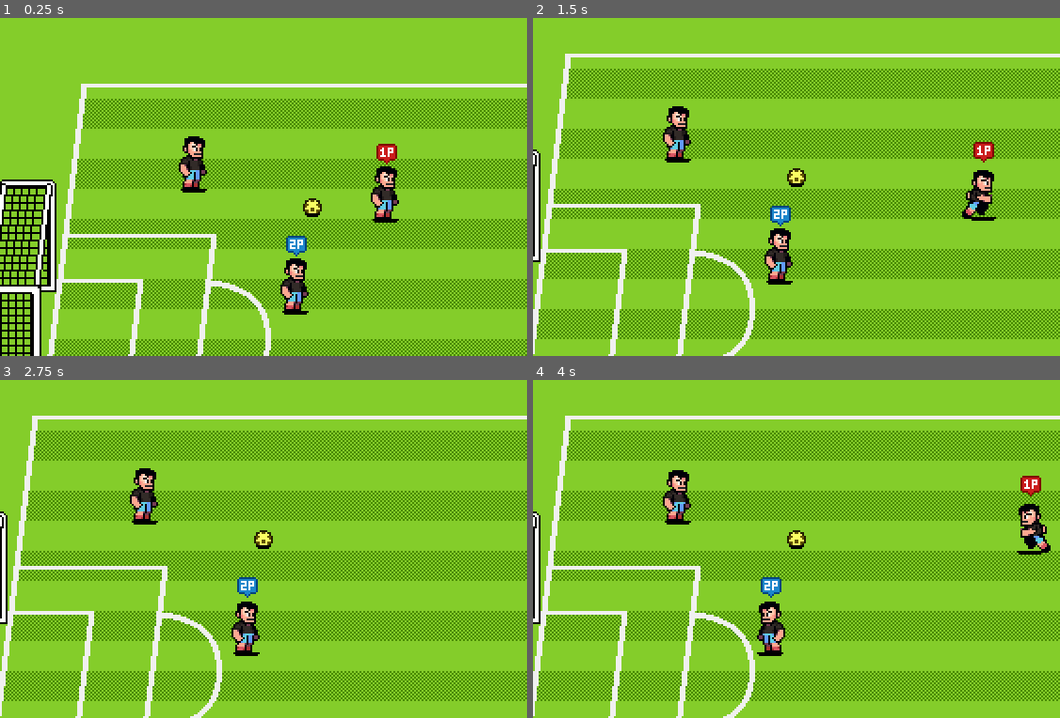
Above: before the commit, frames 1-4 (two rows, left to right).
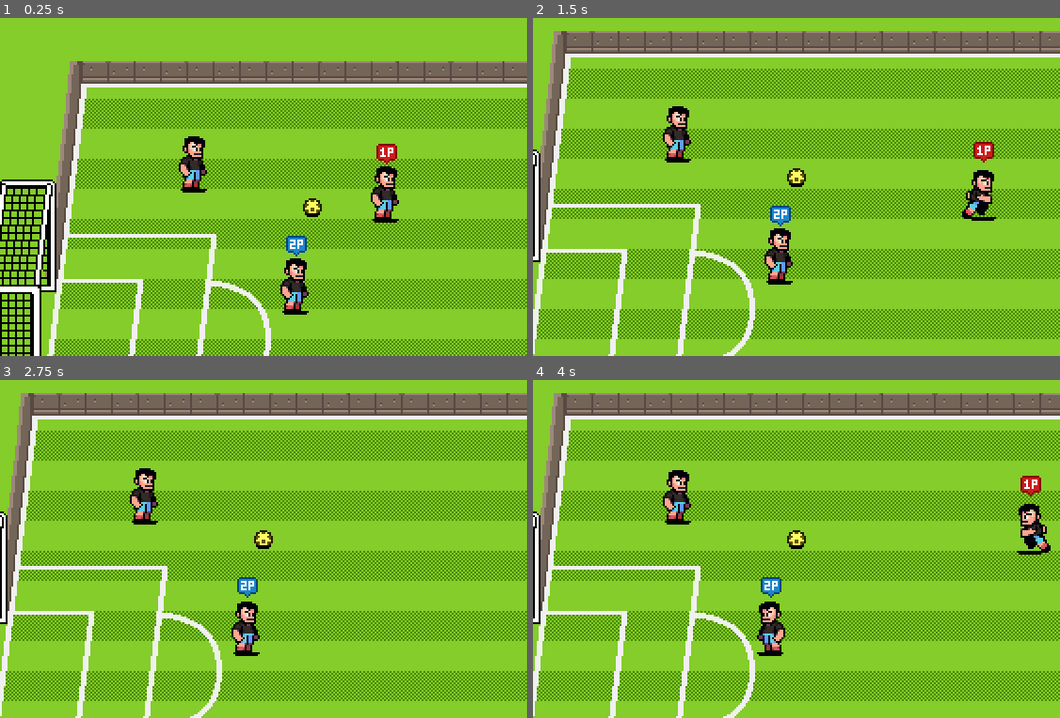
Above: after the commit, the same moments.

Repository: Mcrozier5609/super_soccer
Game: Godot game, scene res://scenes/world.tscn
The game is run twice, just before and just after one commit, with the same random seed, the same clock (stepped at 60 frames per second) and the same inputs.
Inputs:
- Up to frame 1 (0.25 s): no input
- Up to frame 2 (1.5 s): hold Right (p1_right) 0.53-1.28 s; tap [ (p1_pass) at 0.6 s; hold Down (p1_down) from 1.28 s (still down); tap ] (p1_shoot) at 1.35 s
- Up to frame 3 (2.75 s): release Down (p1_down) at 2.03 s; hold Right (p1_right) from 2.03 s (still down); tap S (p2_down) at 2.1 s
- Up to frame 4 (4 s): release Right (p1_right) at 2.78 s; hold Up (p1_up) 2.78-3.53 s; tap A (p2_left) at 2.85 s; hold Left (p1_left) from 3.53 s (still down); tap ` (p2_pass) at 3.6 s

The runs differ from the first frame. In frame 1, 7.0% of the frame differs, in the area x 8-100%, y 12-78%; in frame 2, 7.6%, in the area x 1-100%, y 3-69%; in frame 3, 7.6%; in frame 4, 7.6%.

Commit message:
add pitch walls

Diff:
--- a/scenes/world.tscn
+++ b/scenes/world.tscn
@@ -7,6 +7,12 @@
 [ext_resource type="PackedScene" uid="uid://db1633b0amn76" path="res://scenes/characters/player.tscn" id="4_k0juu"]
 [ext_resource type="PackedScene" uid="uid://bfseityuwqtjc" path="res://scenes/ball/ball.tscn" id="5_71j4m"]
 [ext_resource type="PackedScene" uid="uid://bhk81yh8okb26" path="res://scenes/goals/goal.tscn" id="5_i7141"]
+[ext_resource type="Texture2D" uid="uid://dmmeunc04qljy" path="res://assets/art/backgrounds/top-wall.png" id="6_4mrxx"]
+[ext_resource type="Texture2D" uid="uid://d3hijwrnlnq0l" path="res://assets/art/backgrounds/bottom-wall.png" id="7_7r4gi"]
+[ext_resource type="Texture2D" uid="uid://ddkditcwb62yr" path="res://assets/art/backgrounds/side-wall.png" id="8_w7kh3"]
+
+[sub_resource type="RectangleShape2D" id="RectangleShape2D_7r4gi"]
+size = Vector2(802, 7)
 
 [node name="World" type="Node2D"]
 
@@ -50,6 +56,56 @@
 position = Vector2(818, 220)
 scale = Vector2(-1, 1)
 
+[node name="TopWall" type="Sprite2D" parent="ActorsContainer/PitchObjects"]
+position = Vector2(49, 32)
+texture = ExtResource("6_4mrxx")
+centered = false
+
+[node name="StaticBody2D" type="StaticBody2D" parent="ActorsContainer/PitchObjects/TopWall"]
+collision_mask = 0
+
+[node name="CollisionPolygon2D" type="CollisionPolygon2D" parent="ActorsContainer/PitchObjects/TopWall/StaticBody2D"]
+scale = Vector2(1, 1.41371)
+polygon = PackedVector2Array(0, 82.0538, 13, 0, 739, 0, 752, 82.0538, 740, 82.0538, 728, 8.48833, 24, 8.48833, 12, 82.0538)
+
+[node name="BottomWall" type="Sprite2D" parent="ActorsContainer/PitchObjects"]
+position = Vector2(24, 344)
+texture = ExtResource("7_7r4gi")
+centered = false
+offset = Vector2(0, -12)
+
+[node name="StaticBody2D" type="StaticBody2D" parent="ActorsContainer/PitchObjects/BottomWall"]
+collision_mask = 0
+
+[node name="CollisionShape2D" type="CollisionShape2D" parent="ActorsContainer/PitchObjects/BottomWall/StaticBody2D"]
+position = Vector2(401, -3.5)
+shape = SubResource("RectangleShape2D_7r4gi")
+
+[node name="LeftWall" type="Sprite2D" parent="ActorsContainer/PitchObjects"]
+position = Vector2(24, 221)
+texture = ExtResource("8_w7kh3")
+centered = false
+offset = Vector2(0, -14)
+
+[node name="StaticBody2D" type="StaticBody2D" parent="ActorsContainer/PitchObjects/LeftWall"]
+collision_mask = 0
+
+[node name="CollisionPolygon2D" type="CollisionPolygon2D" parent="ActorsContainer/PitchObjects/LeftWall/StaticBody2D"]
+polygon = PackedVector2Array(14, -1, 28, -1, 13, 119, 0, 119)
+
+[node name="RightWall" type="Sprite2D" parent="ActorsContainer/PitchObjects"]
+position = Vector2(826, 221)
+scale = Vector2(-1, 1)
+texture = ExtResource("8_w7kh3")
+centered = false
+offset = Vector2(0, -14)
+
+[node name="StaticBody2D" type="StaticBody2D" parent="ActorsContainer/PitchObjects/RightWall"]
+collision_mask = 0
+
+[node name="CollisionPolygon2D" type="CollisionPolygon2D" parent="ActorsContainer/PitchObjects/RightWall/StaticBody2D"]
+polygon = PackedVector2Array(14, -1, 28, -1, 13, 119, 0, 119)
+
 [node name="player" parent="ActorsContainer" node_paths=PackedStringArray("ball") instance=ExtResource("4_k0juu")]
 position = Vector2(128, 101)
 ball = NodePath("../ball")
Not shown: 1 places in scenes/world.tscn that only renumber resources
